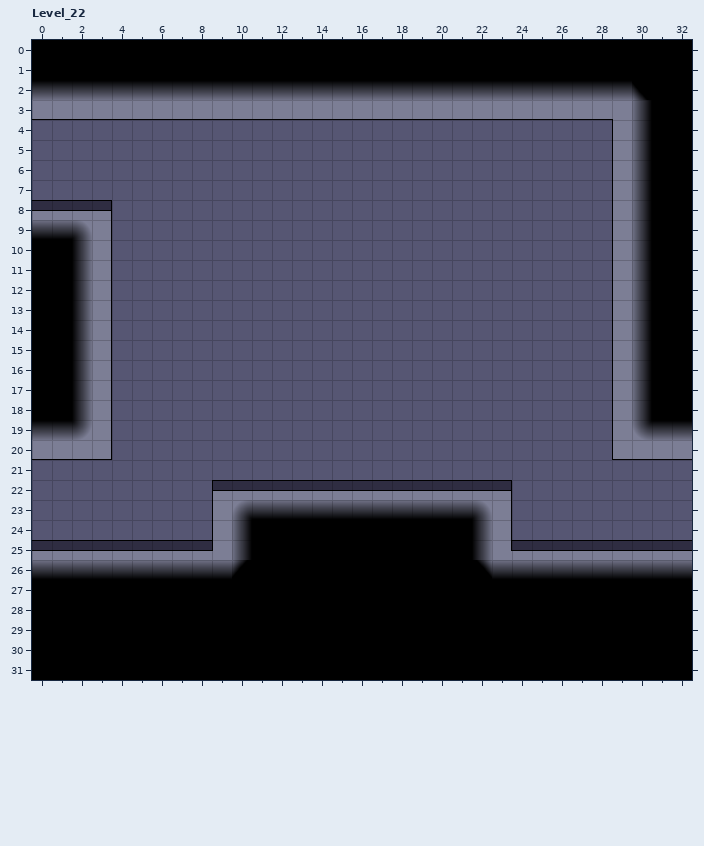
A LDtk project gets an edit: Darkrise/Assets/Levels/ryoDemoLevel.ldtk. The picture above is the old version.
Cells are 60x60 px. Shown: Level_22 x 0..32, y 0..31.
The same view after the edit:
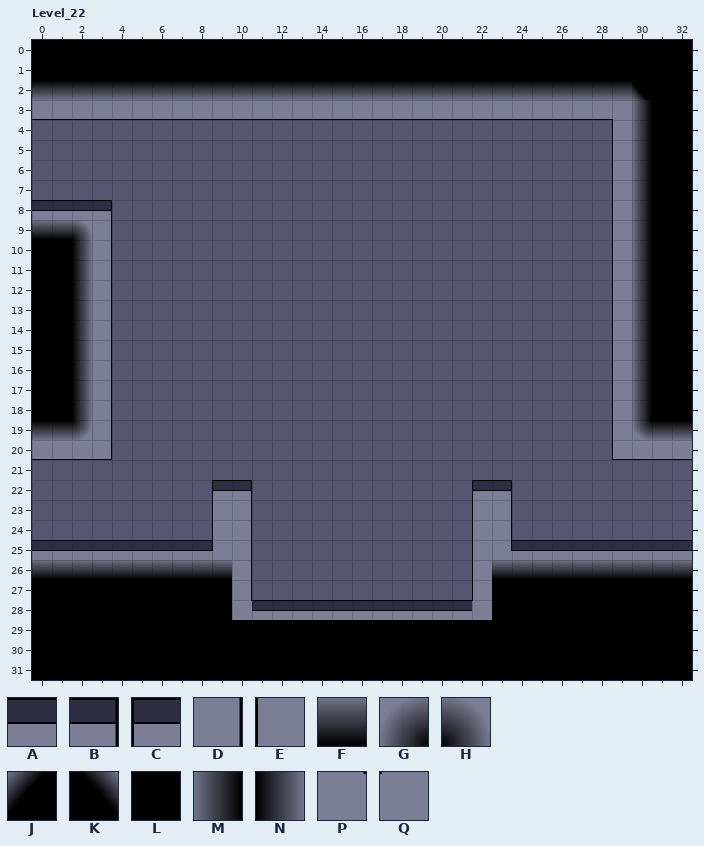
Key: from "Darkrise_Tilemap_5_4": A 0, B 6, C 6 flipped left-right, D 24, E 24 flipped left-right, F 36, G 38, H 38 flipped left-right, J 74, K 74 flipped left-right, L 76, M 94, N 94 flipped left-right, P 98 flipped up-down, Q 98 turned 180.
_ is an empty cell.
Log entry: Added lighting to the whole level and added in objects for the dark to light mode cutscene.
From old to new:
Layer "Tiles":
The author changed tile L to tile A in row 28 at x 11 to 21.
The author changed tile A to tile B in row 22 at x 10.
The author changed tile A to tile C in row 22 at x 22.
The author changed tile G to tile D in row 23 at x 10.
The author changed tile J to tile D in row 26 at x 10.
The author changed tile L to tile D in row 27 at x 10.
The author changed tile M to tile D in rows 24 to 25 at x 10.
The author changed tile H to tile E in row 23 at x 22.
The author changed tile K to tile E in row 26 at x 22.
The author changed tile L to tile E in row 27 at x 22.
The author changed tile N to tile E in rows 24 to 25 at x 22.
The author changed tile L to tile P in row 28 at x 10.
The author changed tile L to tile Q in row 28 at x 22.
Tile A is gone in row 22 at x 11 to 21.
Tile F is gone in row 23 at x 11 to 21.
Tile L is gone in rows 24 to 27 at x 11 to 21.
Pixel boxes of the changes (left, top, right, bottom) in both pictures:
changed: (232, 480, 492, 620)
